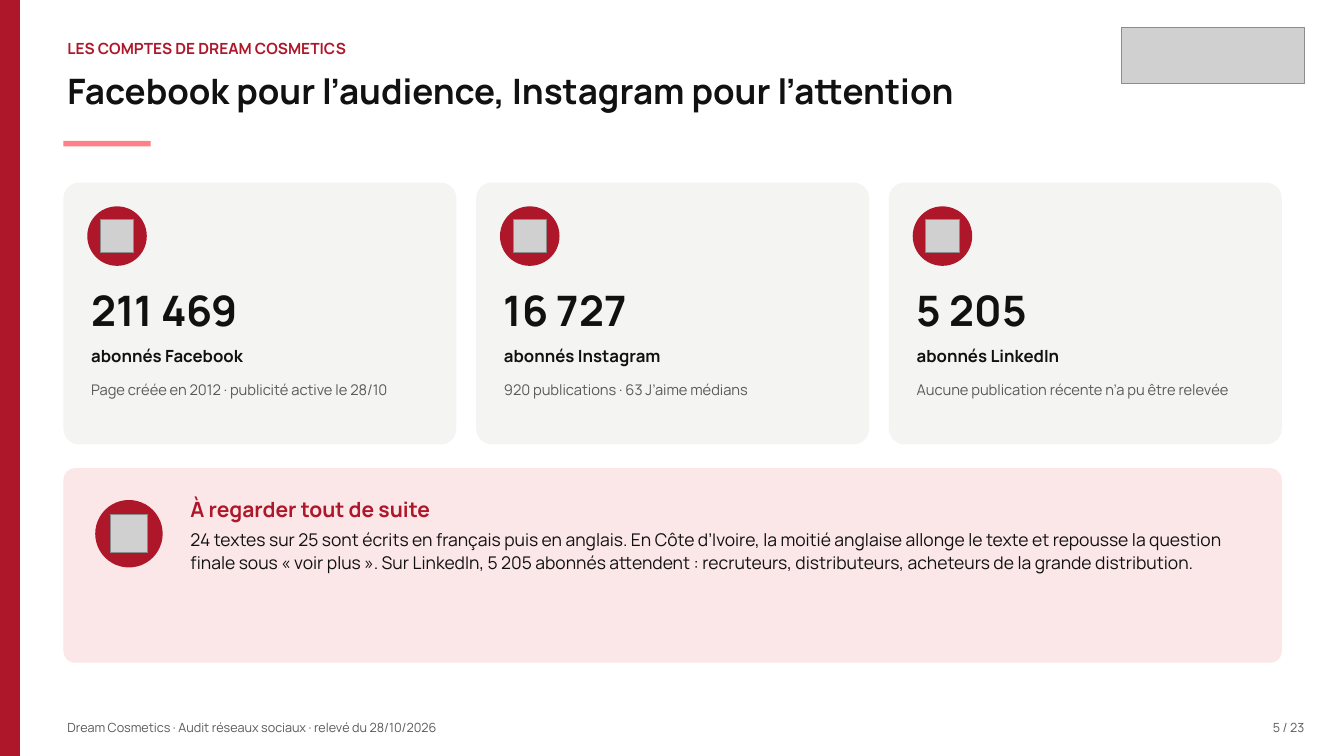
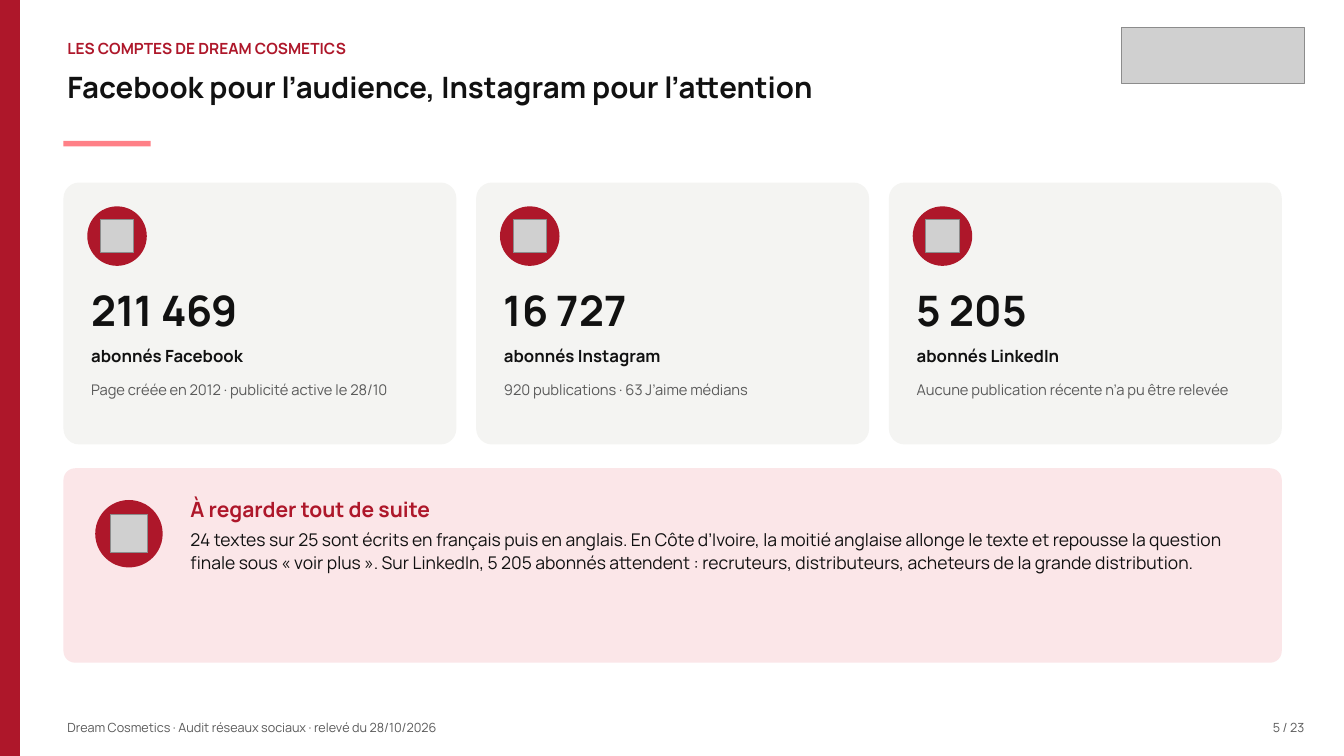
Before and after one commit to leslita06/fatima-unifood-fictif, a slide deck: slide 5 of tmp-tj/261028_dream-cosmetics_audit-reseaux-sociaux_v2.pptx. Drawn at 1344x756 pixels with LibreOffice and Linux fonts; fonts in the diff are those of the drawing; grey boxes stand for pictures. Boxes give left, top, right and bottom in pixels: in the first picture for what was removed or moved away, otherwise in the second. Text is boxed around its words. In the diff, an @@ line names an element or a change of style, - is before the commit and + after.

```diff
--- a/tmp-tj/261028_dream-cosmetics_audit-reseaux-sociaux_v2.pptx
+++ b/tmp-tj/261028_dream-cosmetics_audit-reseaux-sociaux_v2.pptx
@@ text "Facebook pour l’audience, Instagram pour ..." at (67,76,812,106): size 25 to 21 pt @@
```
Also in this commit, not shown: 8 other slides changed.
